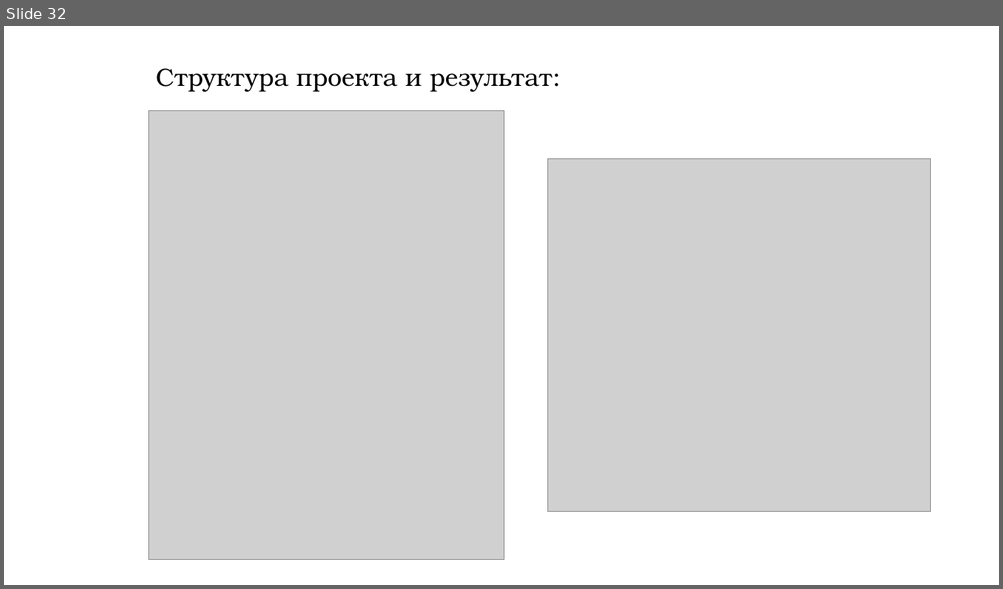
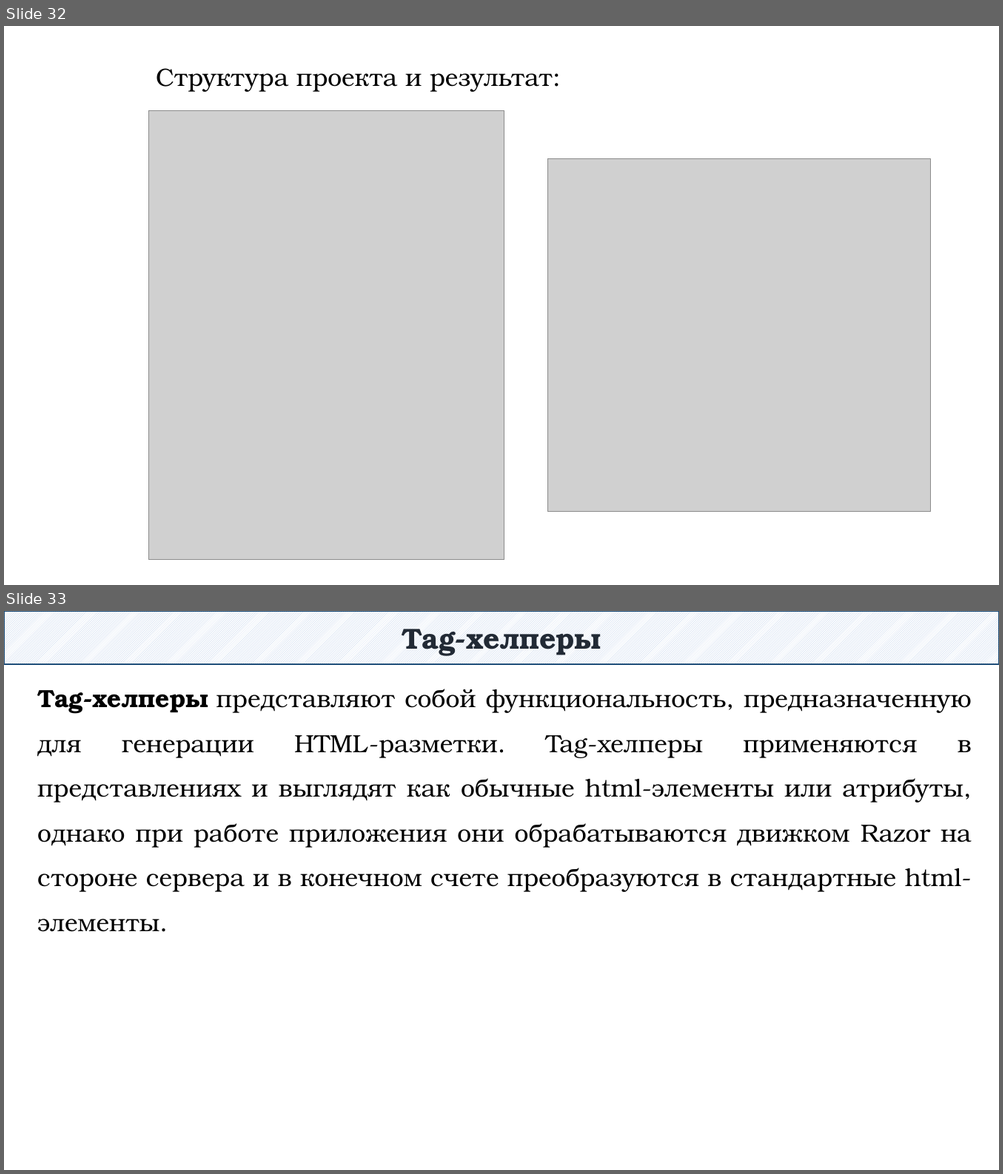
Before and after one commit to DaniilKlyukin/OOP-4, a slide deck: Лекции/ООП 1 лек 4.pptx. Shown one above the other, each under a label of ours: slide 32 before the commit, slides 32 and 33 after it. The pictures are 1003x589 and 1003x1174 pixels, drawn with LibreOffice and Linux fonts; fonts in the diff are those of the drawing; grey boxes stand for pictures. Boxes give left, top, right and bottom in pixels: in the first picture for what was removed or moved away, otherwise in the second. Text is boxed around its words. In the diff, an @@ line names an element or a change of style, - is before the commit and + after.

```diff
--- a/Лекции/ООП 1 лек 4.pptx
+++ b/Лекции/ООП 1 лек 4.pptx
@@ slide 33 added at (4, 611, 999, 1170), background #FFFFFF @@
@@ rectangle added at (4, 611, 999, 665), fill pattern #B4C7E7 on #FFFFFF, outline #1F4E79 1.25 pt, 28 pt, text #222A35, bold @@
+Tag-хелперы
@@ text added at (37, 689, 971, 932), 24 pt, text #000000 @@
+Tag-хелперы представляют собой функциональность, предназначенную для генерации HTML-разметки. Tag-хелперы применяются в представлениях и выглядят как обычные html-элементы или атрибуты, однако при работе приложения они обрабатываются движком Razor на стороне сервера и в конечном счете преобразуются в стандартные html-элементы.
```
Also in this commit, not shown: 1 slide changed, 11 other slides added, 3 other files.
